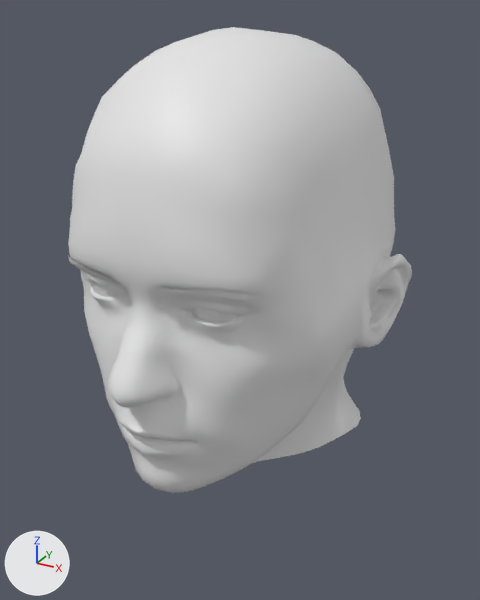
The FBX model assets/heads/head_4_mtn.fbx, before and after one commit.
One viewpoint serves both versions: a camera (50 mm lens) standing at (0.723, -1.291, 0.536) and looking at (-0.001, 0.026, -0.122). The axes (+X, +Y, +Z) are drawn at lower left. The lights are the same throughout. The first picture is the older version. Where no turn or scale is listed for an object, it has been applied to the vertices.

Script lines for the objects in view, before the commit:
```python
me_base_003 = bpy.data.meshes.new('base.003')
me_base_003.from_pydata(...)  # 5590 vertices, 5383 faces; spans x -0.392..0.392, y -0.455..0.455, z -0.5..0.5
me_brows_003 = bpy.data.meshes.new('Brows.003')
me_brows_003.from_pydata(...)  # 1469 vertices, 1285 faces; spans x -0.226..0.231, y -0.382..-0.299, z 0.035..0.085
me_lips_003 = bpy.data.meshes.new('Lips.003')
me_lips_003.from_pydata(...)  # 874 vertices, 747 faces; spans x -0.095..0.083, y -0.412..-0.332, z -0.311..-0.243
ob_brows = bpy.data.objects.new('Brows', me_brows_003)
ob_brows.location = (0.0, 0.0, 0.0)
ob_head = bpy.data.objects.new('Head', me_base_003)
ob_head.location = (0.0, 0.0, 0.0)
ob_lips = bpy.data.objects.new('Lips', me_lips_003)
ob_lips.location = (0.0, 0.0, 0.0)
```
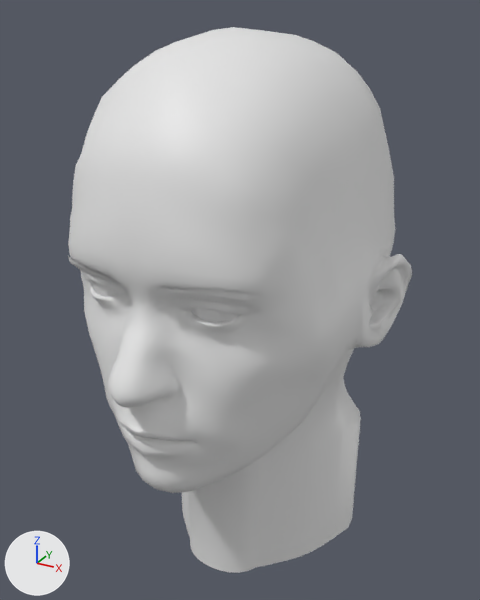
The newer file is also rescaled (x0.741), turned or shifted as a whole; pictures and numbers use the older file's frame.

Where the change shows, as pixel boxes [x1, y1, x2, y2] in the pictures (480 x 600 px):
```json
{"object": "Head", "change": "reshaped", "before": [68, 27, 412, 493], "after": [68, 27, 412, 573], "on screen": "17% taller"}
{"part": 1, "of": "me_base_003", "change": "added", "after": [182, 419, 361, 573]}
```

Scene script edits in JSON lines:
```json
{"block": "me_base_003", "where": "# used by ob_head; location = (0.0, 0.0, 0.0)"}
{"op": "remove", "block": "me_base_003", "code": "me_base_003.from_pydata(...)  # 5590 vertices, 5383 faces; spans x -0.392..0.392, y -0.455..0.455, z -0.5..0.5"}
{"op": "add", "block": "me_base_003", "code": "me_base_003.from_pydata(...)  # 5642 vertices, 5435 faces; spans x -0.392..0.392, y -0.455..0.455, z -0.85..0.5"}
{"block": "me_base_003", "change": "me_base_003 part 1"}
{"block": "me_base_003", "change": "52 new vertices lie (0.0, 0.0, -0.35) away from vertices in x -0.271..0.271, y -0.135..0.354, z -0.5"}
{"block": "me_base_003", "change": "52 new faces join them"}
```
